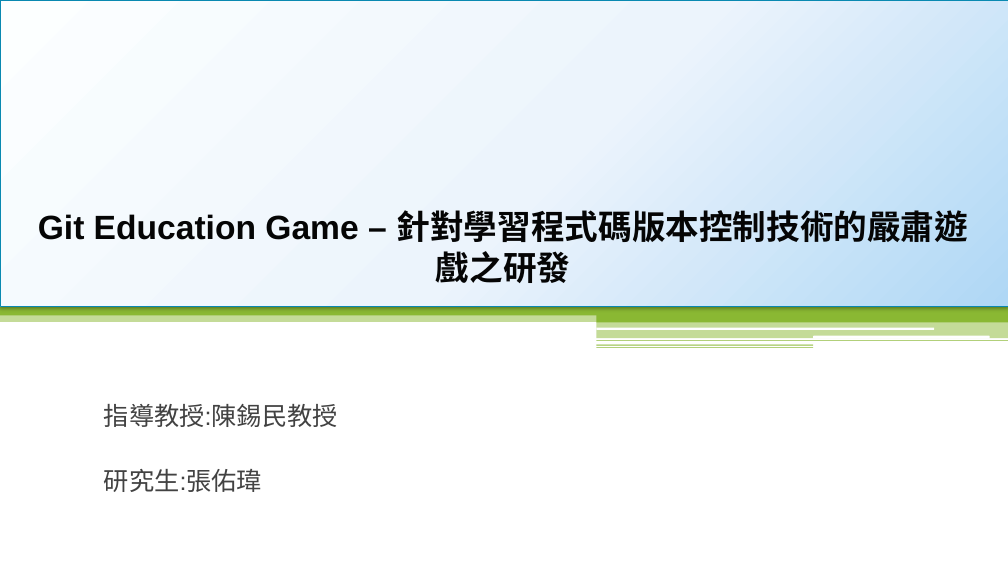
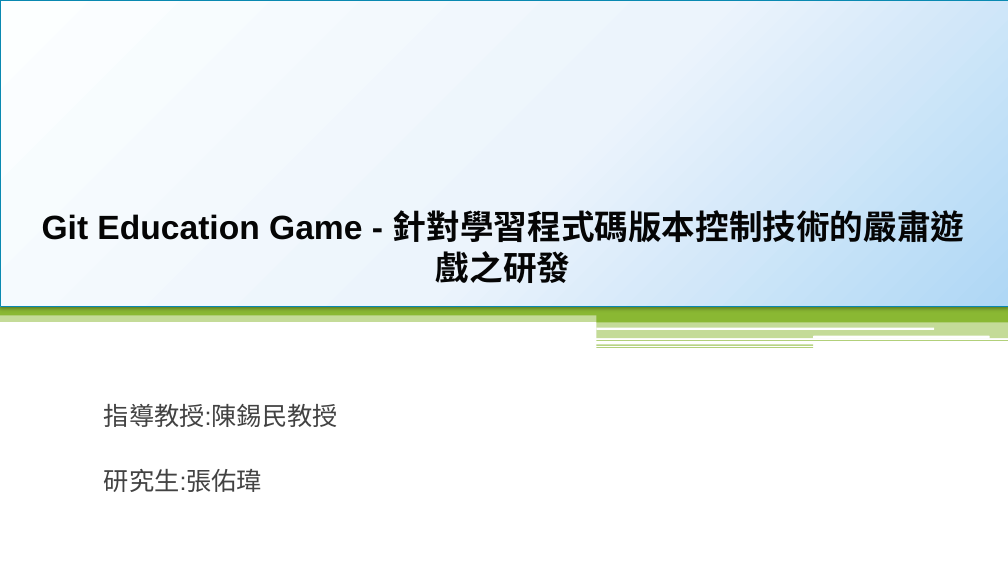
Before and after one commit to raknza/Master-Thesis, a slide deck: slide 1 of 論文口試.pptx. Drawn at 1008x567 pixels with LibreOffice and Linux fonts; fonts in the diff are those of the drawing; background and template pictures are left out. Boxes give left, top, right and bottom in pixels: in the first picture for what was removed or moved away, otherwise in the second. Text is boxed around its words. In the diff, an @@ line names an element or a change of style, - is before the commit and + after.

```diff
--- a/論文口試.pptx
+++ b/論文口試.pptx
@@ title at box(42, 205, 964, 283): text changed @@
-Git Education Game – 針對學習程式碼版本控制技術的嚴肅遊戲之研發
+Git Education Game - 針對學習程式碼版本控制技術的嚴肅遊戲之研發
```
Also in this commit, not shown: 26 other slides changed, 4 slides added, 3 other files.
